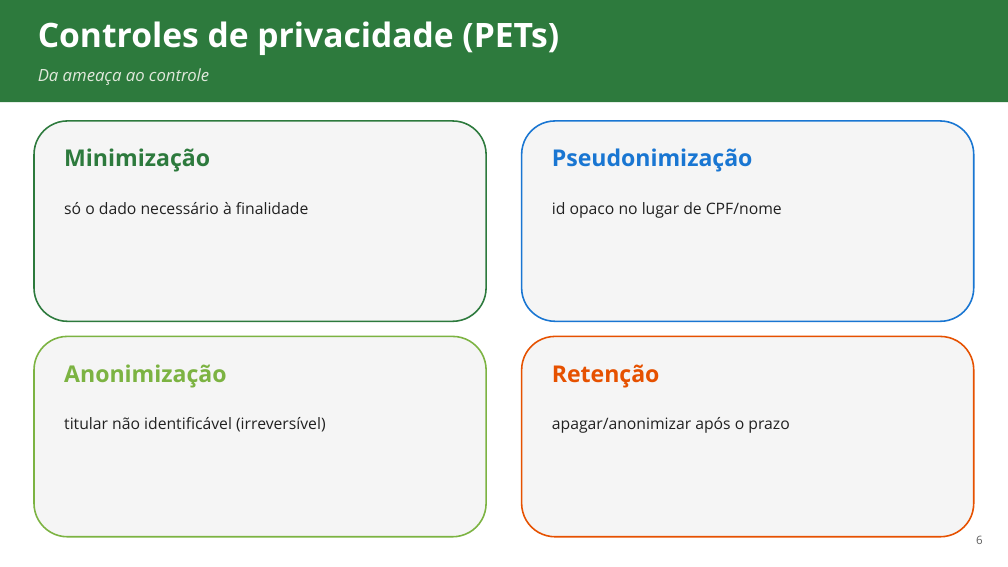
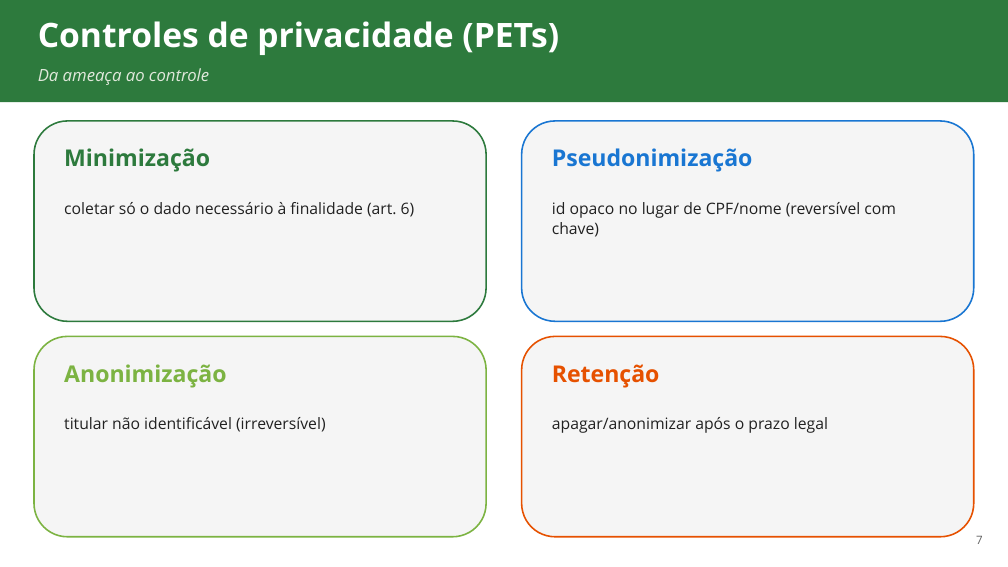
Before and after one commit to ads-sapucaia-ssc/SSC, a slide deck: slide 7 of aulas/aula-04-privacidade-linddun.pptx (slide 6 before the commit). Drawn at 1008x567 pixels with LibreOffice and Linux fonts; fonts in the diff are those of the drawing. Boxes give left, top, right and bottom in pixels: in the first picture for what was removed or moved away, otherwise in the second. Text is boxed around its words. In the diff, an @@ line names an element or a change of style, - is before the commit and + after.

```diff
--- a/aulas/aula-04-privacidade-linddun.pptx
+++ b/aulas/aula-04-privacidade-linddun.pptx
@@ text at (64,202,415,217): text changed @@
-só o dado necessário à finalidade
+coletar só o dado necessário à finalidade (art. 6)
@@ text at (552,202,896,237): text changed @@
-id opaco no lugar de CPF/nome
+id opaco no lugar de CPF/nome (reversível com chave)
@@ text at (552,417,828,433): text changed @@
-apagar/anonimizar após o prazo
+apagar/anonimizar após o prazo legal
@@ text at (976,536,983,544): text changed @@
-6
+7
```
Also in this commit, not shown: 4 other slides changed, 1 slide added, 10 other files.
